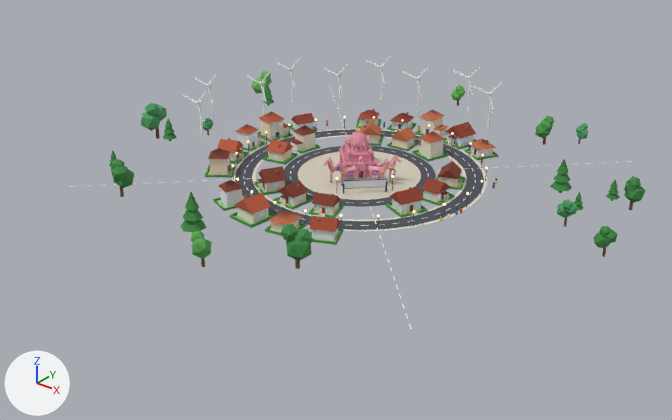
The glTF model towns/anantapur.glb: old version first, new version second.
Before and after are seen from a camera (50 mm lens) standing at (159.0, -211.0, 115.0) and looking at (1.0, -13.0, -7.0). The lights are fixed; the arrows at lower left show +X, +Y and +Z. The older version comes first. Where no turn or scale is listed for an object, it has been applied to the vertices. Vertices at exactly the same position are counted once.
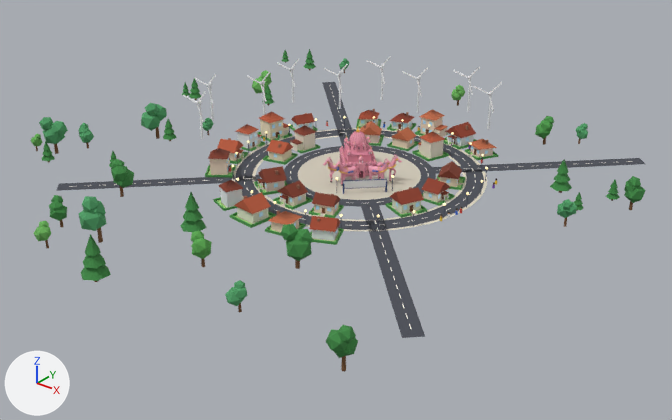
Where the newer file only moved an object's origin or applied its transform, the numbers keep the older frame.

Pixel boxes (x1, y1, x2, y2) of what changed, in the pictures (672 x 420 px; the box of a moved part takes in the faces that stretch with it):
'Mesh_16', reshaped (14% wider, 62% taller)
    before: (109, 70, 646, 269)
    after: (31, 49, 646, 372)
part 1 of me_mesh_16, added
    after: (43, 149, 52, 163)
part 2 of me_mesh_16, added
    after: (42, 155, 55, 161)
part 3 of me_mesh_16, added
    after: (43, 128, 65, 144)
part 4 of me_mesh_16, added
    after: (51, 121, 68, 138)
part 5 of me_mesh_16, added
    after: (39, 117, 53, 130)
part 6 of me_mesh_16, added
    after: (225, 287, 244, 306)
part 7 of me_mesh_16, added
    after: (233, 287, 247, 299)
part 8 of me_mesh_16, added
    after: (234, 280, 245, 289)
part 9 of me_mesh_16, added
    after: (33, 227, 50, 241)
part 10 of me_mesh_16, added
    after: (37, 226, 51, 239)
part 11 of me_mesh_16, added
    after: (39, 221, 49, 228)
part 12 of me_mesh_16, added
    after: (305, 58, 314, 71)
part 13 of me_mesh_16, added
    after: (303, 63, 316, 69)
part 14 of me_mesh_16, deleted
    before: (599, 226, 611, 236)
part 15 of me_mesh_16, deleted
    before: (604, 229, 618, 243)
part 16 of me_mesh_16, deleted
    before: (594, 232, 610, 248)
part 17 of me_mesh_16, moved or reshaped
    before: (232, 128, 487, 231)
    after: (31, 82, 645, 372)
part 18 of me_mesh_16, added
    after: (189, 78, 201, 100)

The change, as a diff of the scene's bpy script:
```diff
--- a/towns/anantapur.glb.py
+++ b/towns/anantapur.glb.py
@@ me_mesh_16 @@
-me_mesh_16.from_pydata(...)  # 6036 vertices, 10290 faces; spans x -80.0..80.0, y -74.0..74.0, z -7.0..7.0
+me_mesh_16.from_pydata(...)  # 6444 vertices, 11262 faces; spans x -101.0..75.0, y -96.0..79.0, z -7.0..7.0
+# me_mesh_16 part 1: the loose piece of 19 vertices spanning x -68.0..-65.0, y -46.0..-43.0, z -6.0..-1.0 is copied, and the copy is moved by (-20.0, -10.0, 0.0); it spans x -88.0..-85.0, y -56.0..-53.0, z -6.0..0.0
+# me_mesh_16 part 2: a new loose piece, a 6-sided cone pointing to +z spanning x -88.4..-84.6, y -56.5..-52.1, z -4.7..-1.9, in mat_palettematerial001
+# me_mesh_16 part 3: a new loose piece, an icosphere of 20 faces spanning x -94.4..-87.8, y -51.6..-44.6, z -2.9..4.0, in mat_palettematerial001
+# me_mesh_16 part 4: a new loose piece, an icosphere of 20 faces spanning x -92.1..-86.8, y -50.1..-44.2, z 0.0..4.9, in mat_palettematerial001
+# me_mesh_16 part 5: a new loose piece, an icosphere of 20 faces spanning x -94.2..-90.2, y -51.4..-47.3, z 2.2..6.7, in mat_palettematerial001
+# me_mesh_16 part 6: a new loose piece, an icosphere of 20 faces spanning x 19.9..24.4, y -83.6..-79.2, z -3.8..0.1, in mat_palettematerial001
+# me_mesh_16 part 7: a new loose piece, an icosphere of 20 faces spanning x 21.7..24.9, y -82.5..-78.9, z -2.4..1.3, in mat_palettematerial001
+# me_mesh_16 part 8: a new loose piece, an icosphere of 20 faces spanning x 21.5..24.0, y -81.6..-78.9, z -0.8..2.0, in mat_palettematerial001
+# me_mesh_16 part 9: a new loose piece, an icosphere of 20 faces spanning x -41.2..-37.2, y -91.9..-87.8, z -4.0..0.3, in mat_palettematerial001
+# me_mesh_16 part 10: a new loose piece, an icosphere of 20 faces spanning x -39.1..-35.6, y -92.2..-88.7, z -2.4..1.3, in mat_palettematerial001
+# me_mesh_16 part 11: a new loose piece, an icosphere of 20 faces spanning x -39.7..-37.0, y -91.1..-88.1, z -0.7..2.0, in mat_palettematerial001
+# me_mesh_16 part 12: the loose piece of 19 vertices spanning x -70.0..-67.0, y 27.0..31.0, z -6.0..0.0 is copied, and the copy is moved by (-16.0, 42.0, 0.0); it spans x -86.0..-82.0, y 70.0..74.0, z -6.0..1.0
+# me_mesh_16 part 13: a new loose piece, a 6-sided cone pointing to +z spanning x -86.6..-81.9, y 69.0..74.3, z -4.5..-1.0, in mat_palettematerial001
+# me_mesh_16 part 14: the loose piece of 12 vertices spanning x 75.0..78.0, y -4.0..-1.0, z 0.0..3.0 is deleted
+# me_mesh_16 part 15: the loose piece of 12 vertices spanning x 76.0..80.0, y -4.0..0.0, z -2.0..2.0 is deleted
+# me_mesh_16 part 16: the loose piece of 12 vertices spanning x 74.0..79.0, y -5.0..0.0, z -4.0..1.0 is deleted
+# me_mesh_16 part 17: 32 vertices moved within x -38.0..33.0, y -37.0..34.0, z -6.0..2.0; 289 vertices removed from x -42.0..35.0, y -38.0..45.0, z -7.0..6.0; 354 vertices added at x -98.0..62.0, y -96.0..66.0, z -6.0..7.0
+# me_mesh_16 part 18: 35 vertices added at x -96.0..-92.0, y 14.0..19.0, z -6.0..3.0
+# other edits to the shape of me_mesh_16 do not show in these pictures
 me_mesh_16.materials.append(mat_palettematerial001)
```
